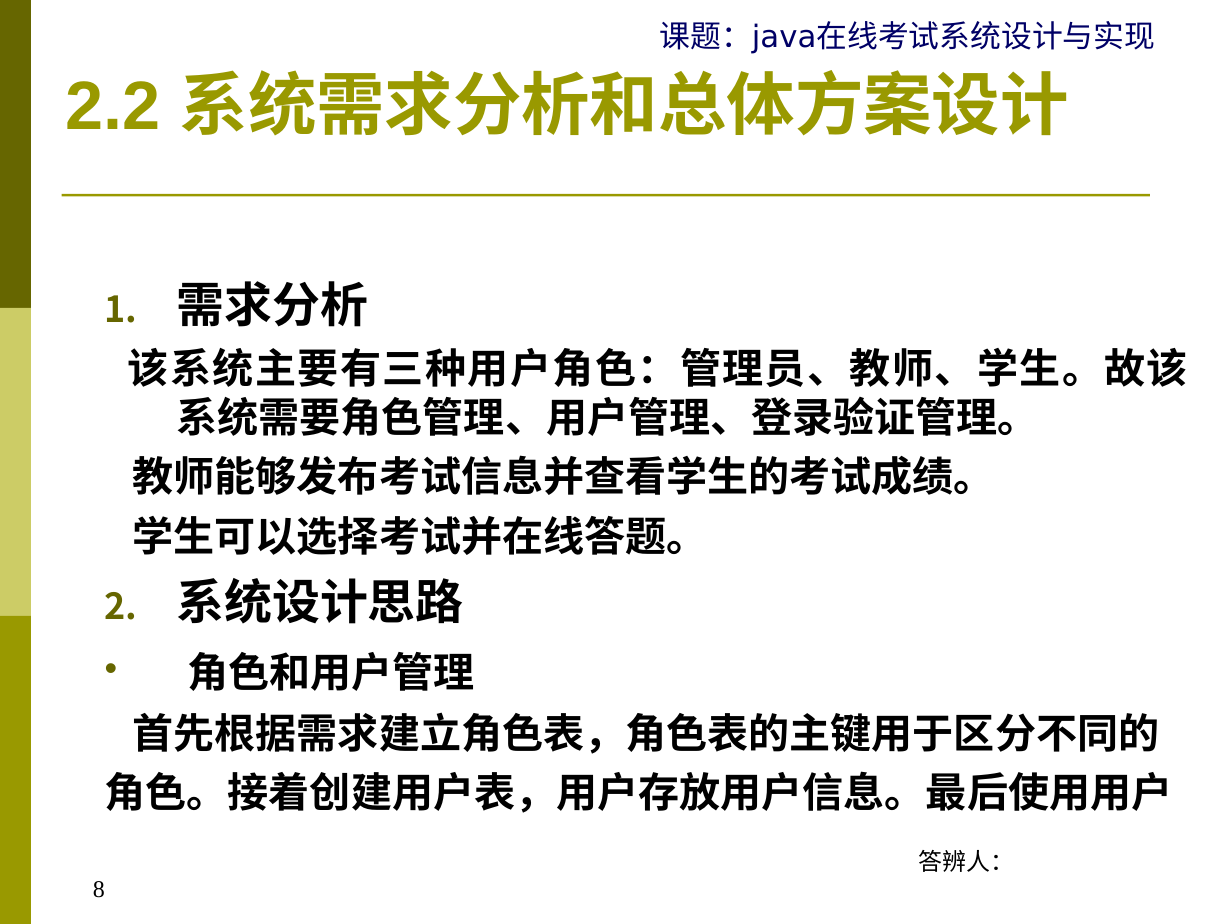
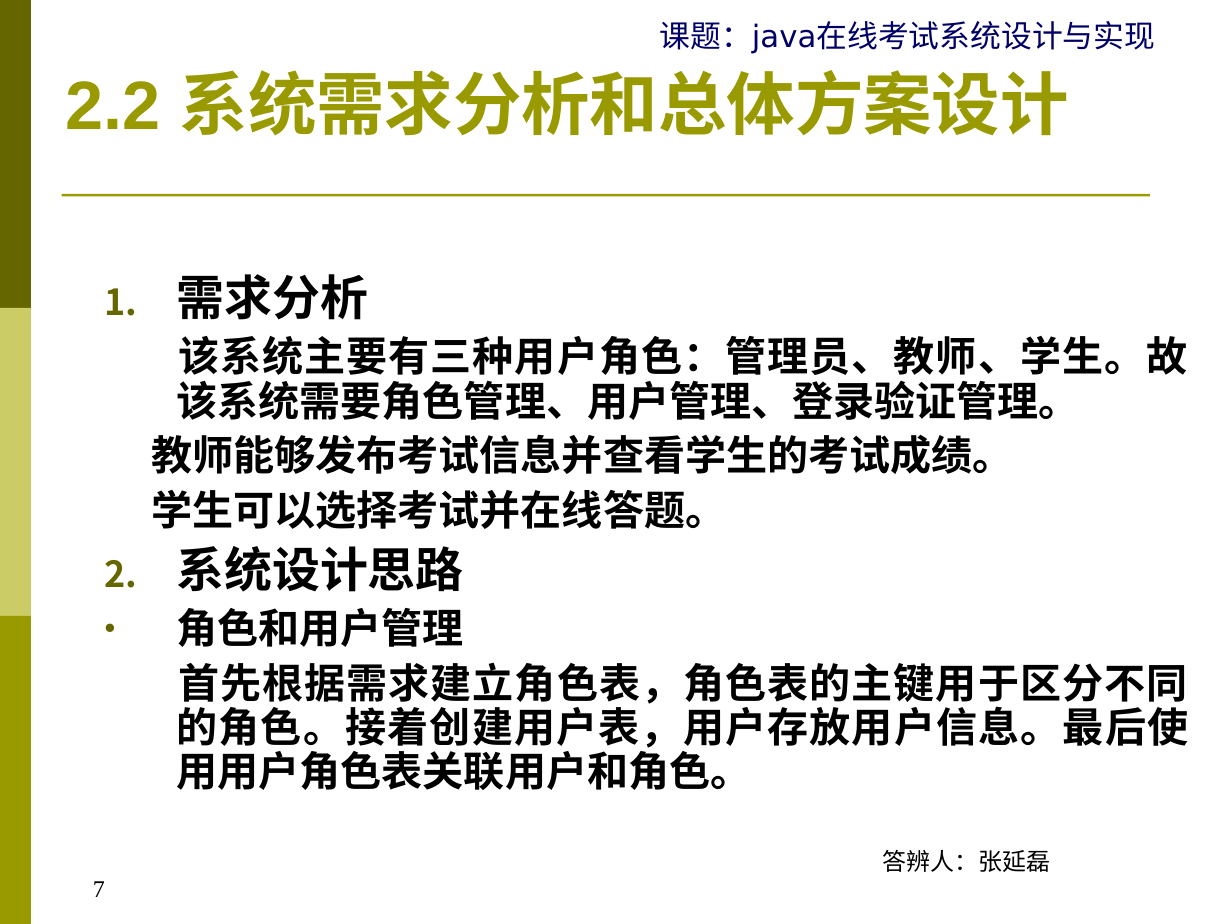
Before and after one commit to zhangylz/sudaonlineexambase, a slide deck: slide 7 of document/YB17270520059张延磊-Java在线考试系统设计与实现V1-20190508.ppt (slide 8 before the commit). Drawn at 1232x924 pixels with LibreOffice and Linux fonts; fonts in the diff are those of the drawing. Boxes give left, top, right and bottom in pixels: in the first picture for what was removed or moved away, otherwise in the second. Text is boxed around its words. In the diff, an @@ line names an element or a change of style, - is before the commit and + after.

```diff
--- a/document/YB17270520059张延磊-Java在线考试系统设计与实现V1-20190508.ppt
+++ b/document/YB17270520059张延磊-Java在线考试系统设计与实现V1-20190508.ppt
@@ text at bbox=[151, 274, 1187, 647]: line spacing 1 to 0.9 @@
@@ text at bbox=[177, 662, 1189, 790]: text changed @@
-首先根据需求建立角色表，角色表的主键用于区分不同的
-角色。接着创建用户表，用户存放用户信息。最后使用用户
+首先根据需求建立角色表，角色表的主键用于区分不同的角色。接着创建用户表，用户存放用户信息。最后使用用户角色表关联用户和角色。
@@ text at bbox=[882, 850, 1050, 872]: text changed @@
-答辨人：
+答辨人：张延磊
@@ page number at bbox=[93, 881, 105, 897]: text changed @@
-8
+7
```
Also in this commit, not shown: 16 other slides changed, 1 slide removed, 1 other file.
